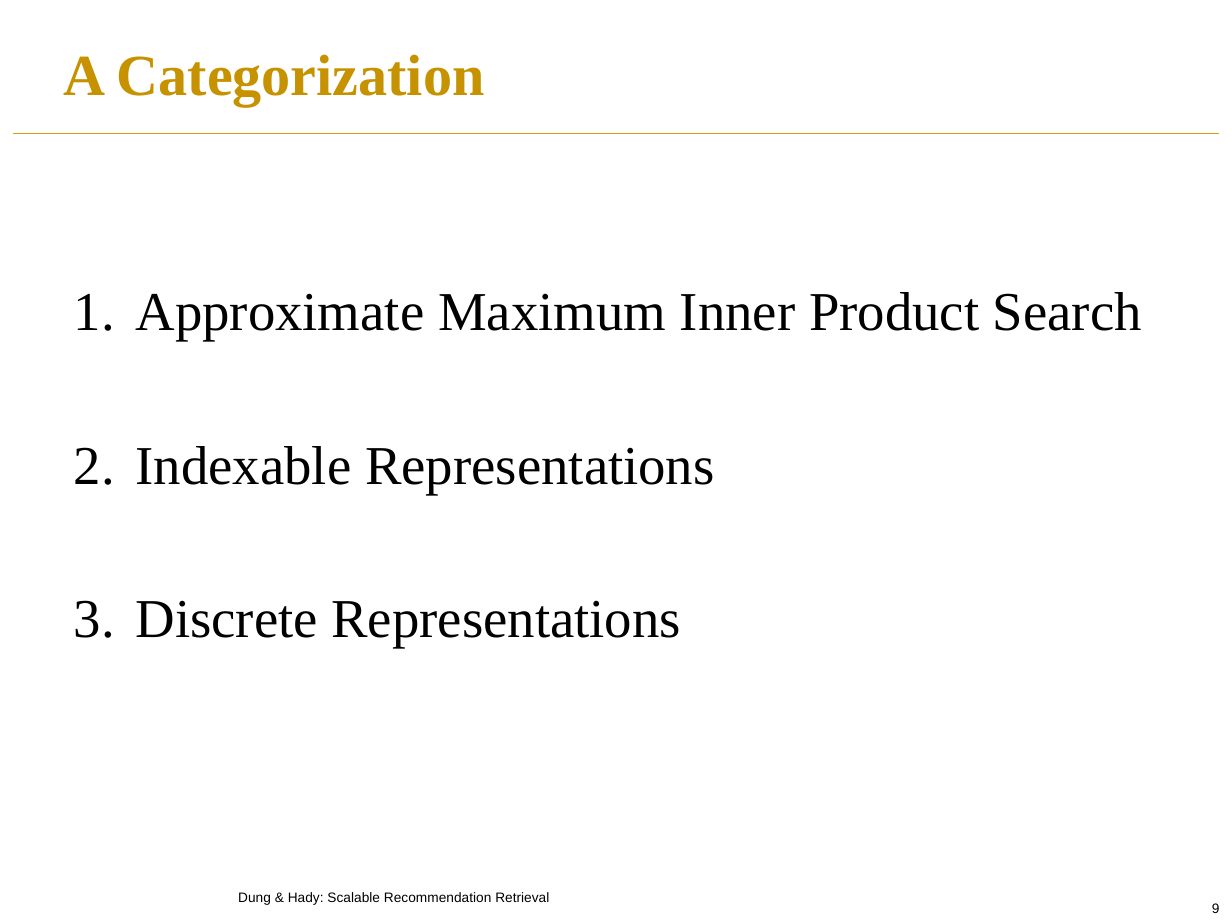
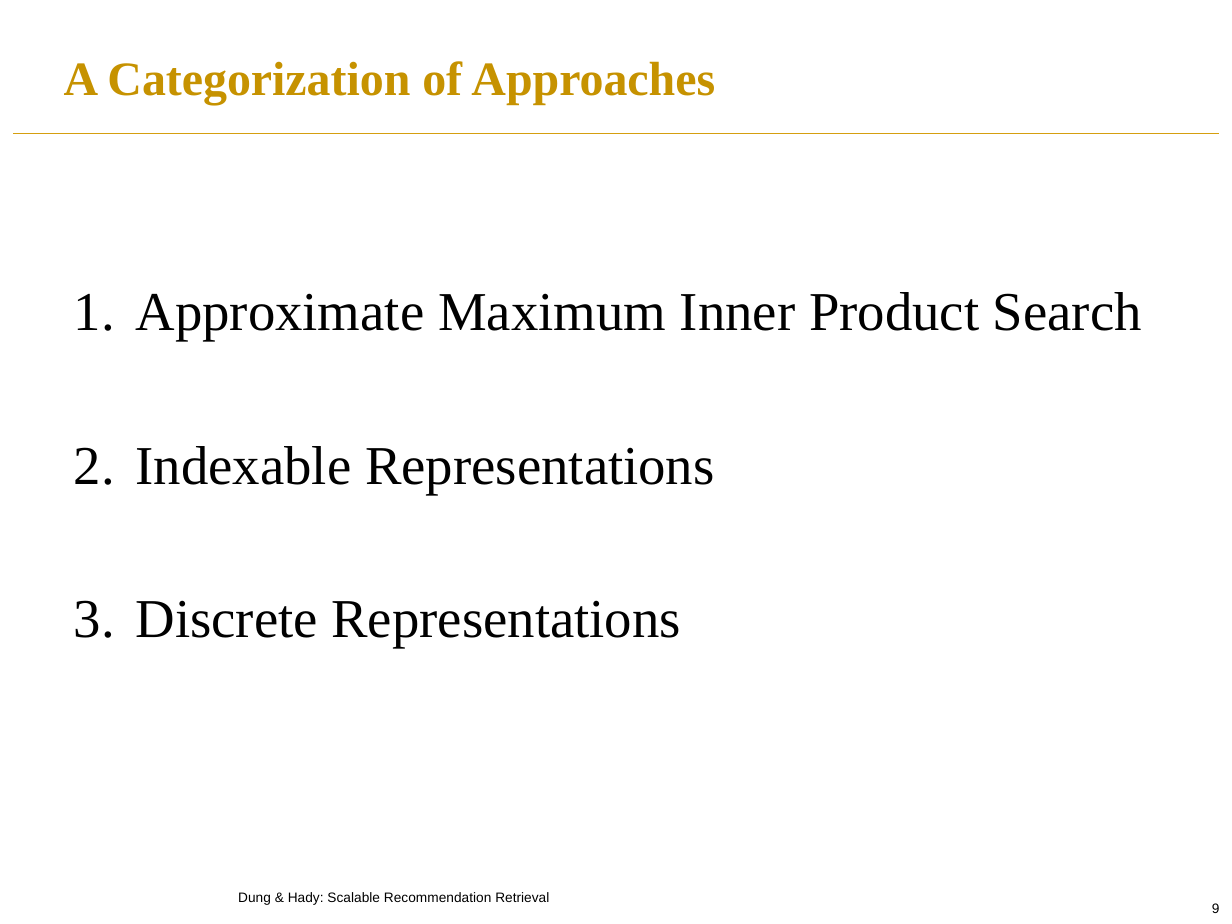
Before and after one commit to PreferredAI/recommendation-retrieval, a slide deck: slide 9 of slides/aaai19-tutorial.pptx. Drawn at 1232x924 pixels with LibreOffice and Linux fonts; fonts in the diff are those of the drawing; background and template pictures are left out. Boxes give left, top, right and bottom in pixels: in the first picture for what was removed or moved away, otherwise in the second. Text is boxed around its words. In the diff, an @@ line names an element or a change of style, - is before the commit and + after.

```diff
--- a/slides/aaai19-tutorial.pptx
+++ b/slides/aaai19-tutorial.pptx
@@ title at [64, 61, 715, 105]: text changed; size 34 to 28 pt @@
-A Categorization
+A Categorization of Approaches
```
Also in this commit, not shown: 24 other slides changed, 4 slides added, 2 slides removed.
